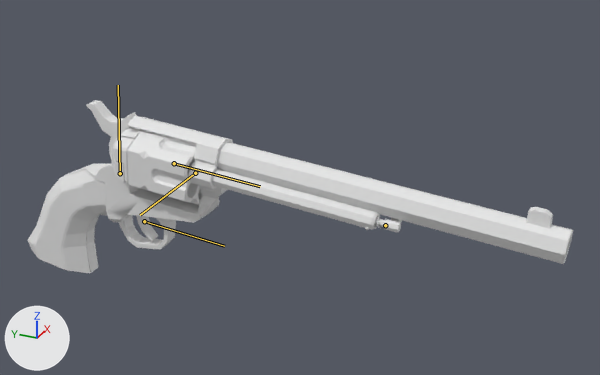
An edit to the FBX model Animations/Player/Colt_SAA/SK_Colt_Fire.fbx, drawn before and after from the same camera.
Before and after are seen from a 50 mm camera at (-1.36, -1.541, 1.441) aimed at (-0.32, -1.072, 0.921). Lighting does not change. The marker at lower left points along +X, +Y and +Z. The picture after the commit comes second. Both versions are drawn at frame 15 of the action 'Scene'; the numbers are the values there. The bones that change, and the others that lie on the model, are drawn over the model as lines.

Objects in the first picture: 'Barrel', 'Cylinder', 'Ejector_Rod', 'GunFrame', 'Hammer', 'Handles', 'Hatch', 'Spring' and 1 more.
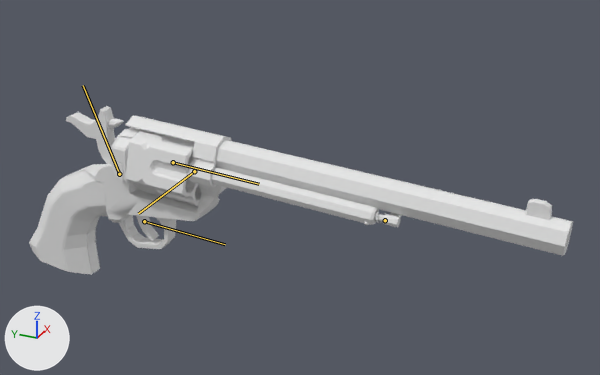
Boxes [x1, y1, x2, y2] around the edits, measured in the pictures (600 x 375 px):
'Barrel', posed: before [212, 142, 573, 264]; after [211, 140, 573, 256]
'GunFrame', posed: before [63, 116, 233, 273]; after [62, 116, 232, 274]
'Handles', posed: before [28, 170, 113, 273]; after [29, 171, 110, 275]
'Cylinder', posed: before [127, 130, 202, 205]; after [126, 130, 201, 206]
'Hammer', posed: before [86, 100, 137, 157]; after [66, 106, 124, 165]
'Hatch', posed: before [112, 136, 135, 184]; after [111, 136, 133, 185]
'Ejector_Rod', posed (6% shorter): before [375, 218, 402, 233]; after [374, 213, 402, 227]
'Spring', posed (mostly hidden): before [377, 216, 387, 228]; after [374, 211, 386, 223]
bone 'Root', root to tip: before (144, 221) to (224, 246); after (144, 221) to (225, 244)
bone 'Cylinder', root to tip: before (174, 163) to (260, 186); after (173, 162) to (259, 184)
bone 'Hammer', root to tip: before (120, 173) to (118, 85); after (119, 174) to (83, 85)

The edits, one by one:
Bone 'Root' (bone_root) moves from (0.277, -0.178, -0.151) to (0.277, -0.174, -0.153).
Bone 'Root' (bone_root) turns from (4, 0, 3) to (3, 0, 3) degrees about its own x, y and z.
Bone 'Cylinder' (bone_cylinder) turns from (0, 0, 0) to (0, 47, 0) degrees about its own x, y and z.
Bone 'Hammer' (bone_hammer) turns from (0, 0, 0) to (-25, 0, 0) degrees about its own x, y and z.
